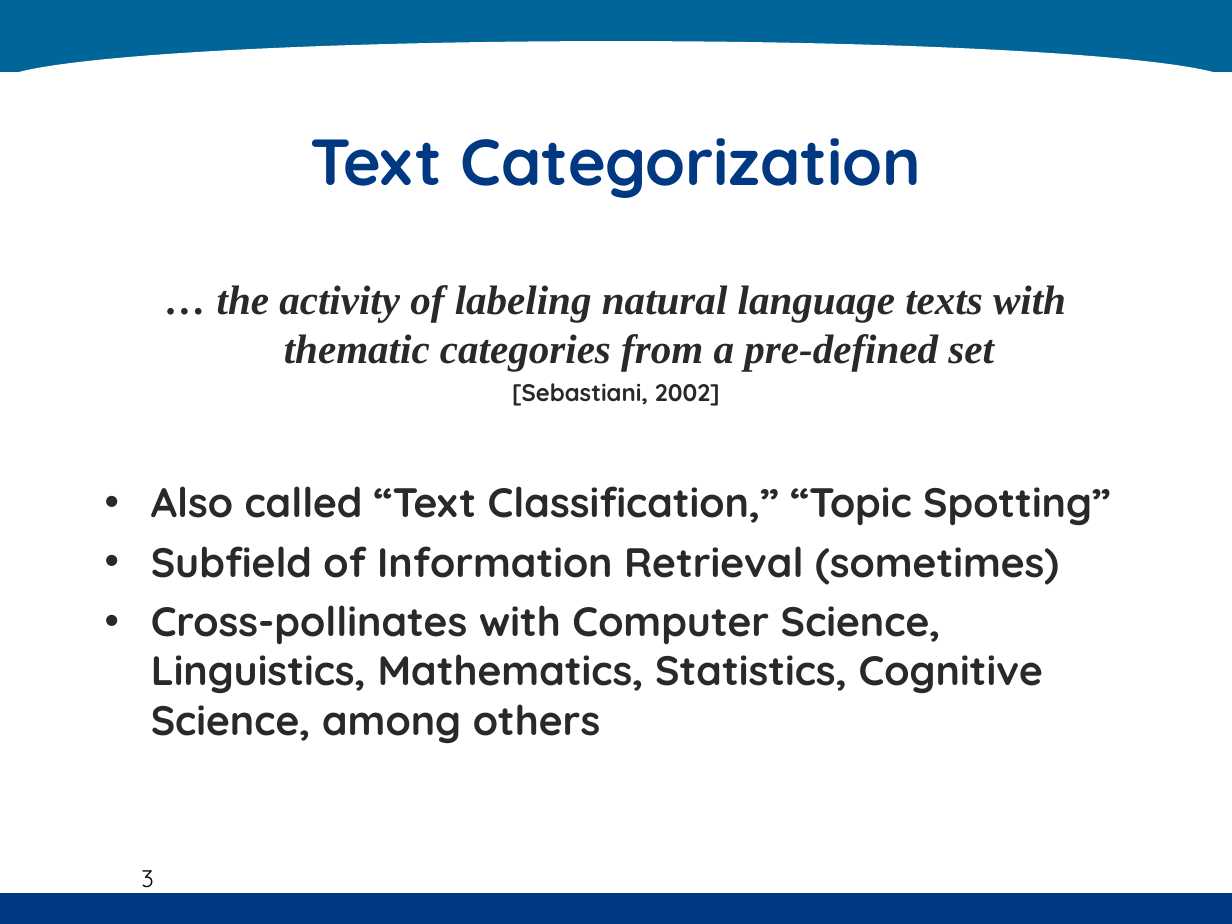
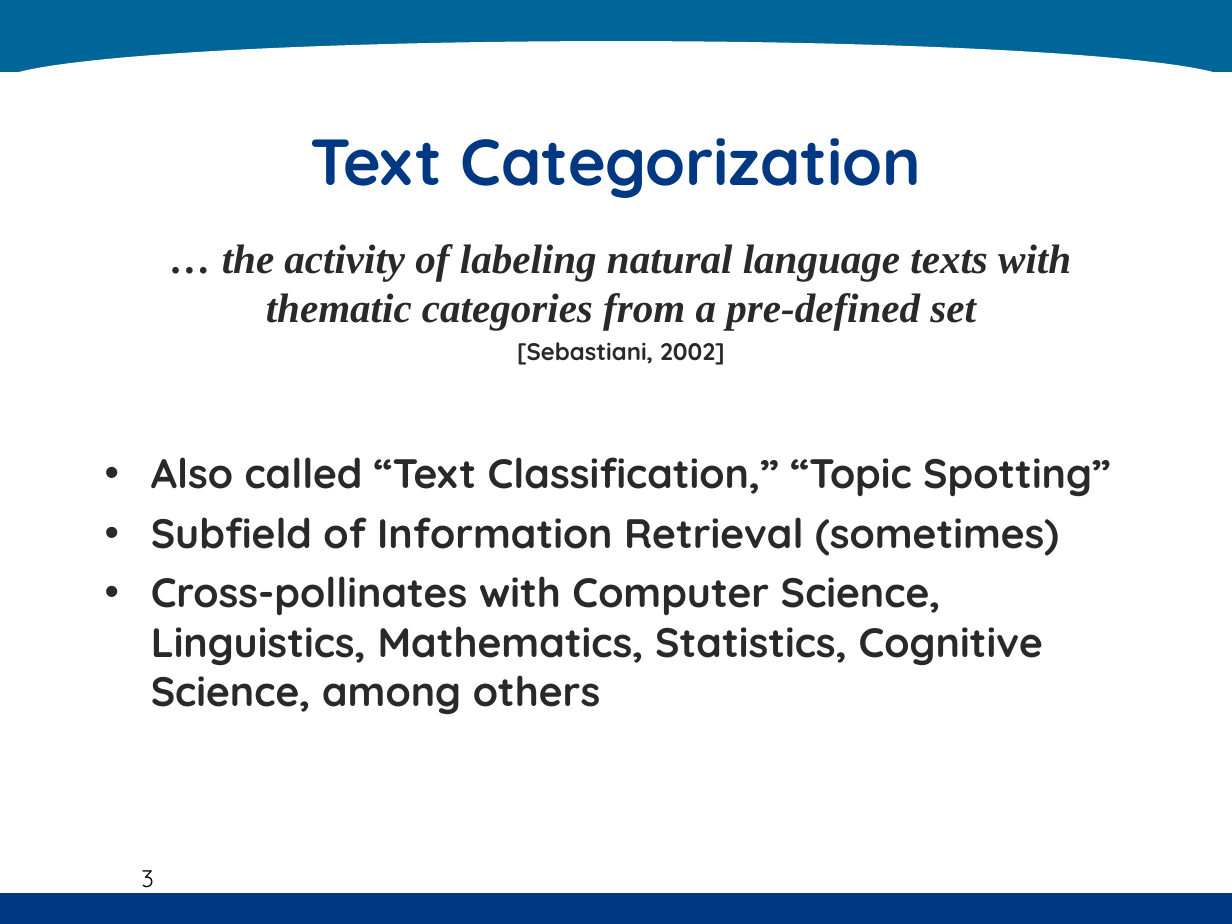
Before and after one commit to kenahoo/tcframe, a slide deck: slide 3 of doc/Thesis Seminar.ppt. Drawn at 1232x924 pixels with LibreOffice and Linux fonts; fonts in the diff are those of the drawing; background and template pictures are left out. Boxes give left, top, right and bottom in pixels: in the first picture for what was removed or moved away, otherwise in the second. Text is boxed around its words. In the diff, an @@ line names an element or a change of style, - is before the commit and + after.

```diff
--- a/doc/Thesis Seminar.ppt
+++ b/doc/Thesis Seminar.ppt
@@ text added at (222,244,1071,365), 24 pt, text #292929, bold, italic @@
+… the activity of labeling natural language texts with thematic categories from a pre-defined set
+[Sebastiani, 2002]
@@ text at (217,285,1066,406): paragraphs removed @@
-… the activity of labeling natural language texts with thematic categories from a pre-defined set
-[Sebastiani, 2002]
@@ text "Also called “Text Classification,” “Topic ...": place and size @@
-text "Also called “Text Classification,” “Topic ..." at (151,285,1111,744)
+text "Also called “Text Classification,” “Topic ..." at (151,457,1111,715)
```
Also in this commit, not shown: 7 other slides changed, 2 slides added, 2 slides removed.
